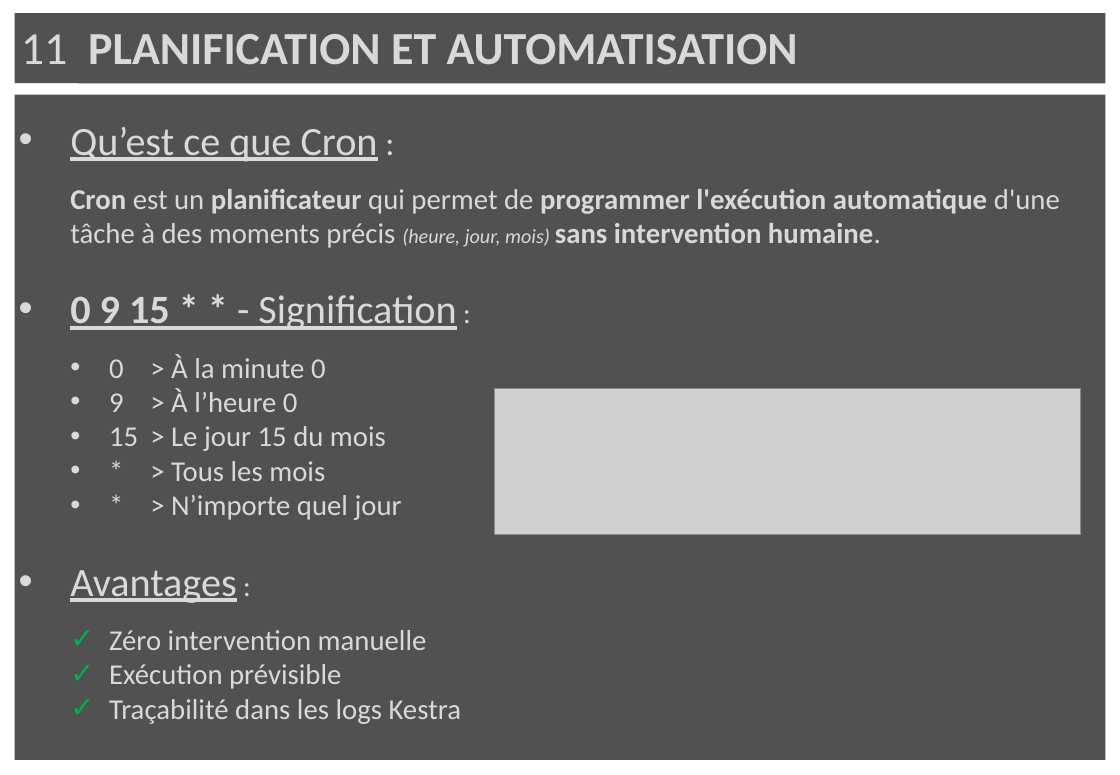
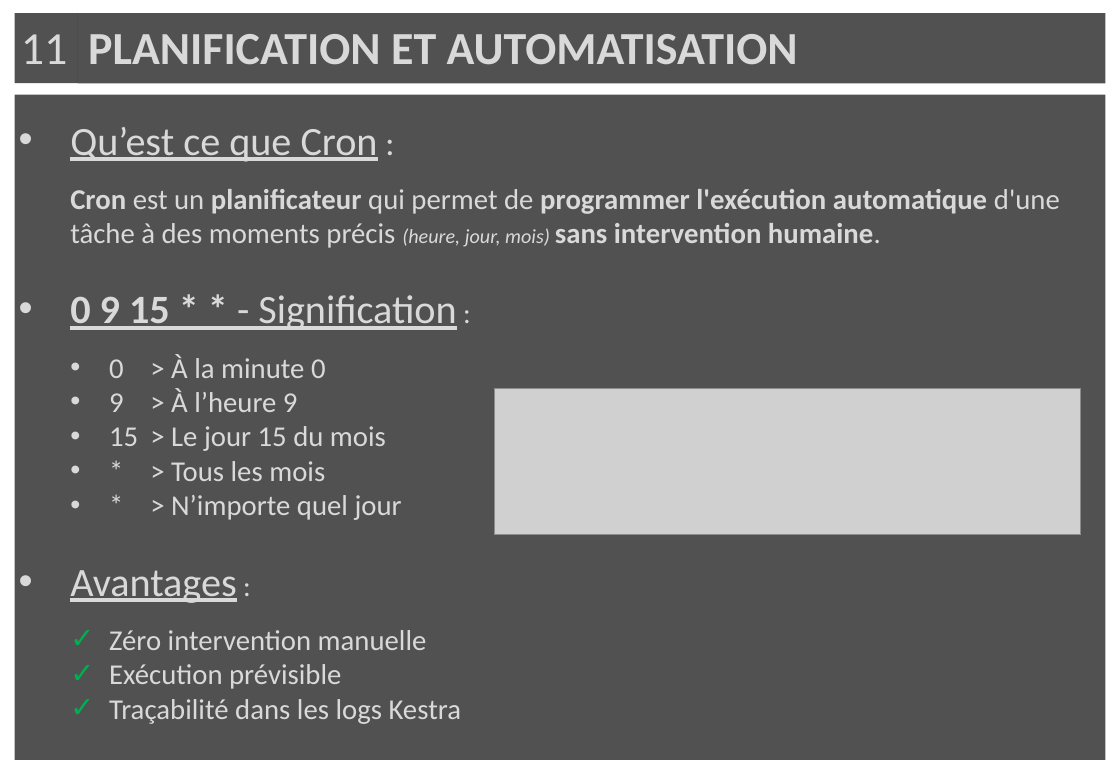
Before and after one commit to merais/formation, a slide deck: slide 12 of P10_Mettez_en_place_le_pipeline_d_orchestration_des_flux_aymeric_bailleul/_projet/_livrables/ABAI_P10_03_presentation_20250116.pptx. Drawn at 1120x775 pixels with LibreOffice and Linux fonts; fonts in the diff are those of the drawing; grey boxes stand for pictures; background and template pictures are left out. Boxes give left, top, right and bottom in pixels: in the first picture for what was removed or moved away, otherwise in the second. Text is boxed around its words. In the diff, an @@ line names an element or a change of style, - is before the commit and + after.

```diff
--- a/P10_Mettez_en_place_le_pipeline_d_orchestration_des_flux_aymeric_bailleul/_projet/_livrables/ABAI_P10_03_presentation_20250116.pptx
+++ b/P10_Mettez_en_place_le_pipeline_d_orchestration_des_flux_aymeric_bailleul/_projet/_livrables/ABAI_P10_03_presentation_20250116.pptx
@@ text in rectangle at (x1=109, y1=388, x2=298, y2=412): text changed @@
-      • 9 > À l’heure 0
+      • 9 > À l’heure 9
```
Also in this commit, not shown: 3 other slides changed, 7 other files.
